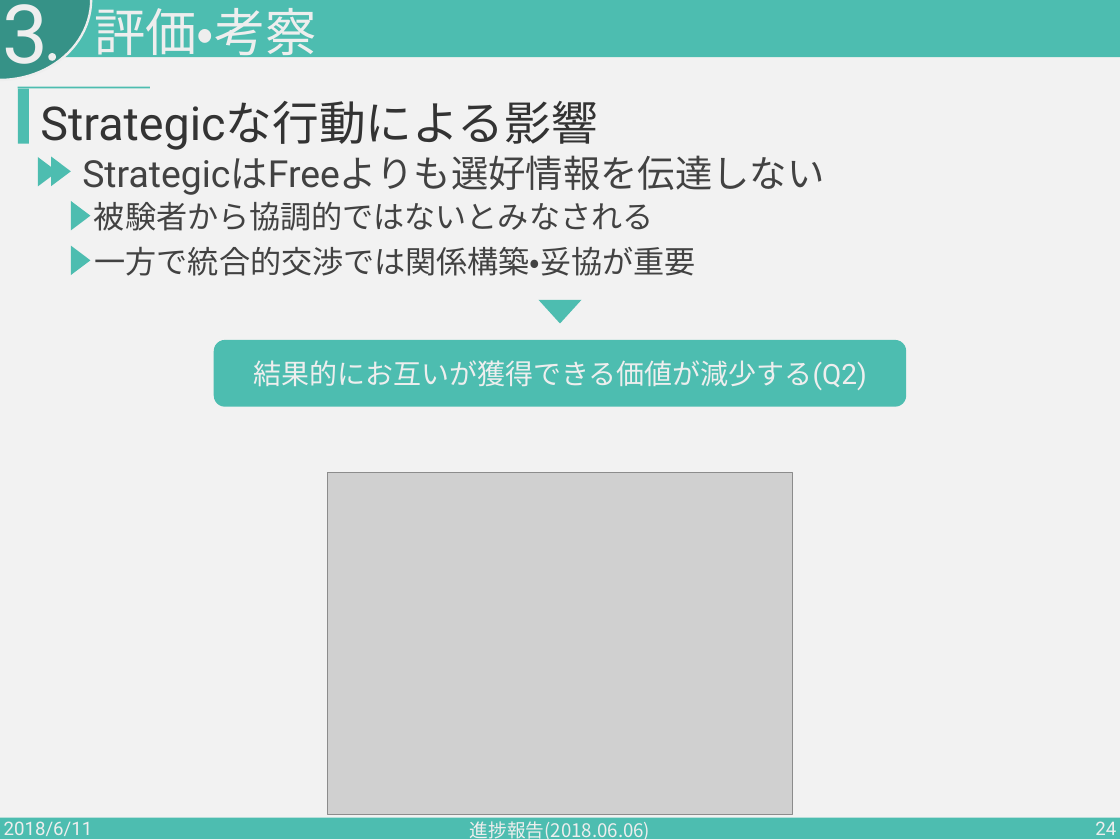
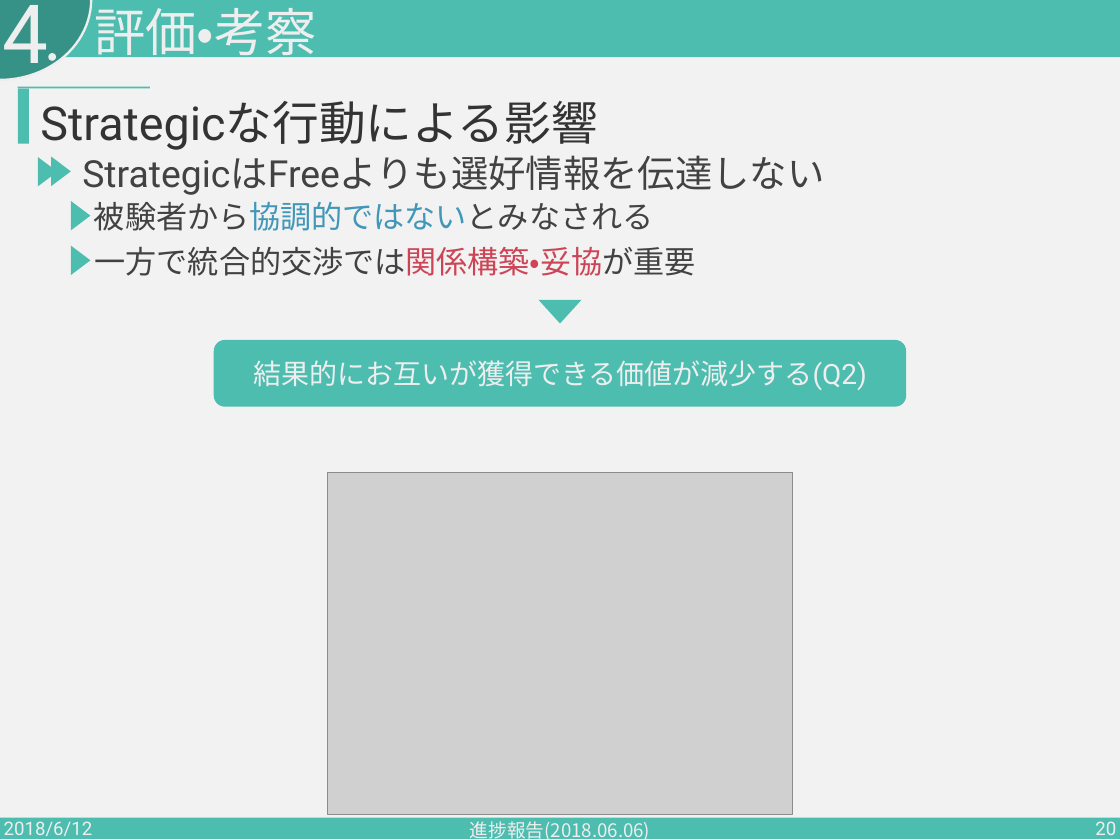
Before and after one commit to PajamaDrive/presentation, a slide deck: slide 20 of presentation_2nd.pptx (slide 24 before the commit). Drawn at 1120x840 pixels with LibreOffice and Linux fonts; fonts in the diff are those of the drawing; grey boxes stand for pictures. Boxes give left, top, right and bottom in pixels: in the first picture for what was removed or moved away, otherwise in the second. Text is boxed around its words. In the diff, an @@ line names an element or a change of style, - is before the commit and + after.

```diff
--- a/presentation_2nd.pptx
+++ b/presentation_2nd.pptx
@@ text at [2, 5, 48, 83]: text changed @@
-3
+4
@@ text "被験者から協調的ではないとみなされる" at [94, 202, 653, 231]: text colour #424242 to #4197B8 in "被験者から協調的ではないとみなされる" @@
@@ text "一方で統合的交渉では関係構築・妥協が重要" at [95, 246, 696, 276]: text colour #424242 to #CE4457 in "一方で統合的交渉では関係構築・妥協が重要" @@
@@ text at [4, 821, 93, 840]: text changed @@
-2018/6/11
+2018/6/12
@@ page number at [1095, 821, 1116, 840]: text changed @@
-24
+20
```
Also in this commit, not shown: 32 other slides changed, 4 slides removed.
